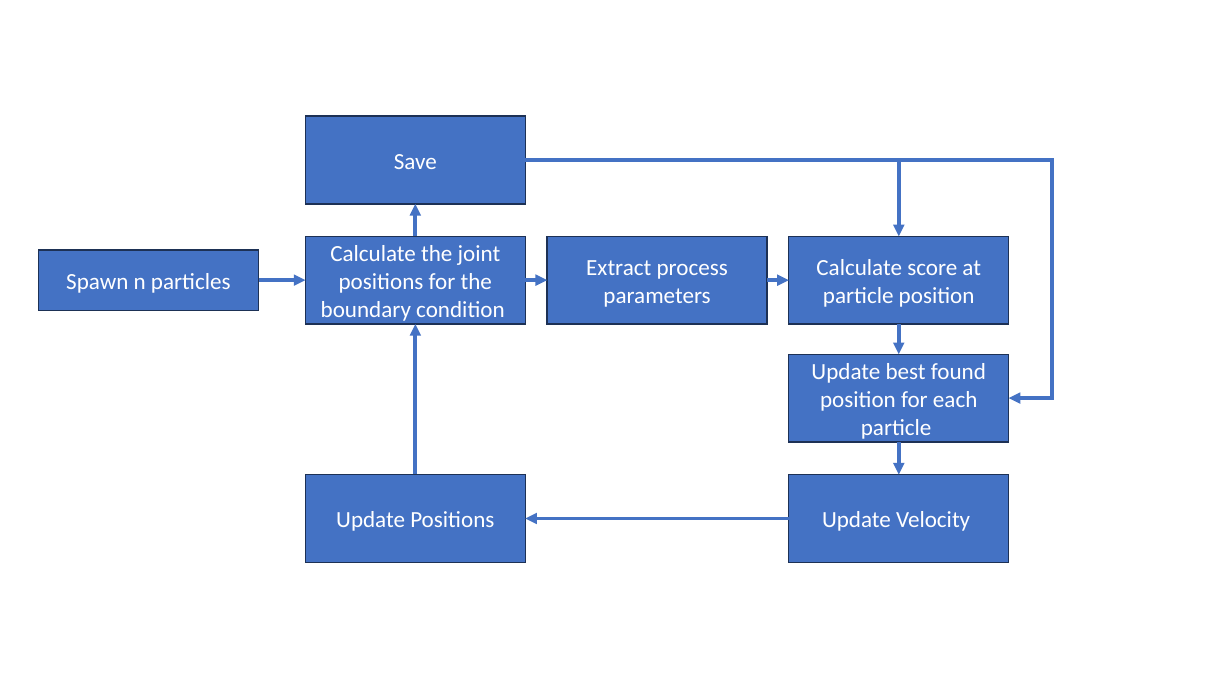
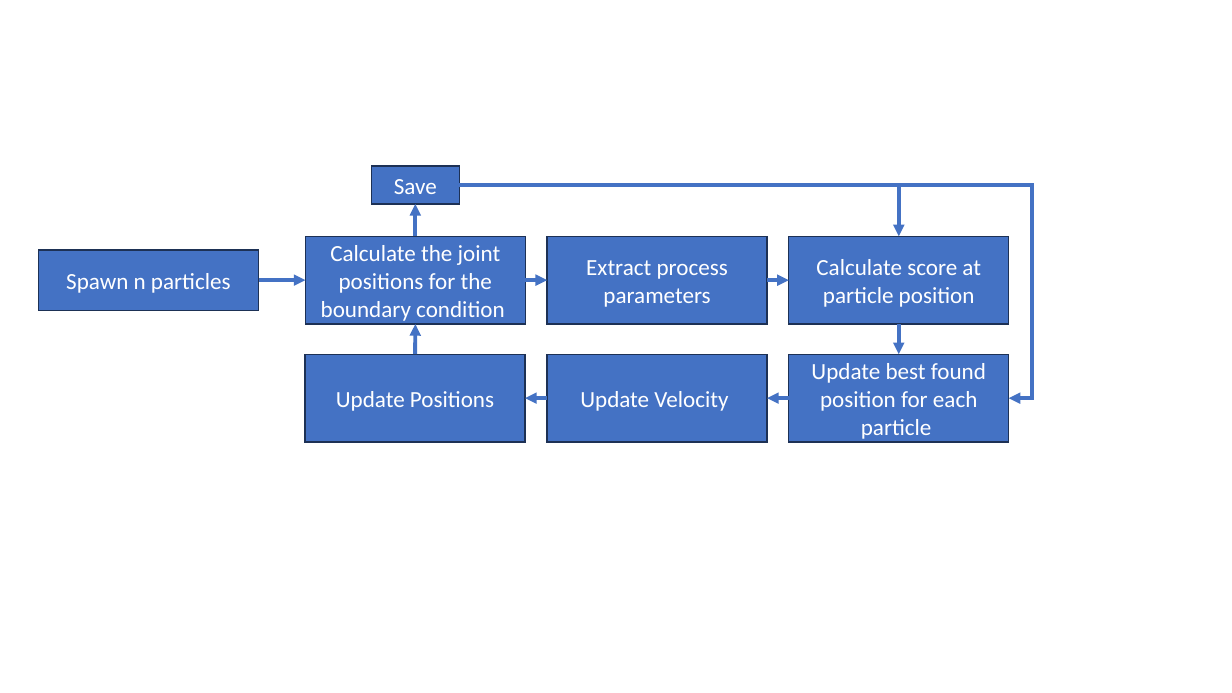
Before and after one commit to JanNalivaika/MASTERS-THESIS, a slide deck: slide 27 of Latex/figures/images.pptx. Drawn at 1232x693 pixels with LibreOffice and Linux fonts; fonts in the diff are those of the drawing. Boxes give left, top, right and bottom in pixels: in the first picture for what was removed or moved away, otherwise in the second. Text is boxed around its words. In the diff, an @@ line names an element or a change of style, - is before the commit and + after.

```diff
--- a/Latex/figures/images.pptx
+++ b/Latex/figures/images.pptx
@@ rectangle "Save": place and size @@
-rectangle "Save" at [305, 116, 525, 204]
+rectangle "Save" at [372, 166, 459, 204]
@@ elbow arrow moved from (526, 160) - (1009, 398) to (459, 185) - (1009, 398) @@
@@ elbow arrow moved from (526, 160) - (899, 237) to (459, 185) - (899, 237) @@
@@ arrow moved from (416, 475) - (416, 324) to (415, 354) - (416, 324) @@
@@ rectangle "Update Positions": place and size @@
-rectangle "Update Positions" at [305, 475, 525, 563]
+rectangle "Update Positions" at [305, 354, 525, 442]
@@ rectangle "Update Velocity": place and size @@
-rectangle "Update Velocity" at [789, 475, 1009, 563]
+rectangle "Update Velocity" at [547, 354, 767, 442]
@@ arrow moved from (789, 518) - (526, 518) to (547, 398) - (525, 398) @@
@@ arrow moved from (899, 442) - (899, 475) to (789, 398) - (767, 398) @@
```
Also in this commit, not shown: 46 other files.
